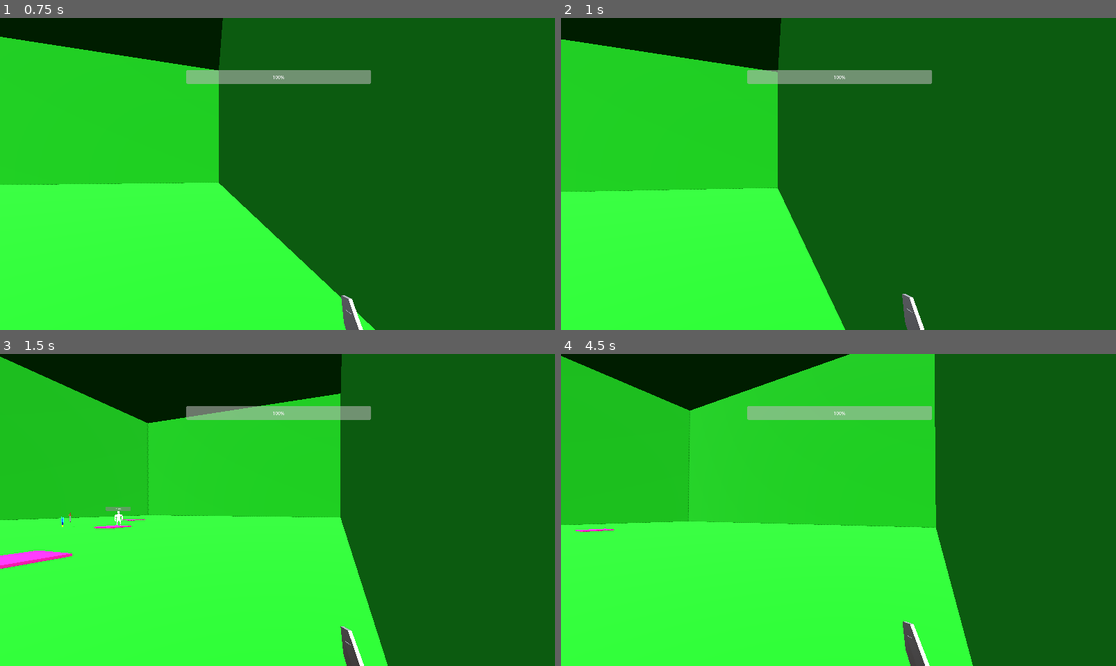
Above: before the commit, frames 1-4 (two rows, left to right).
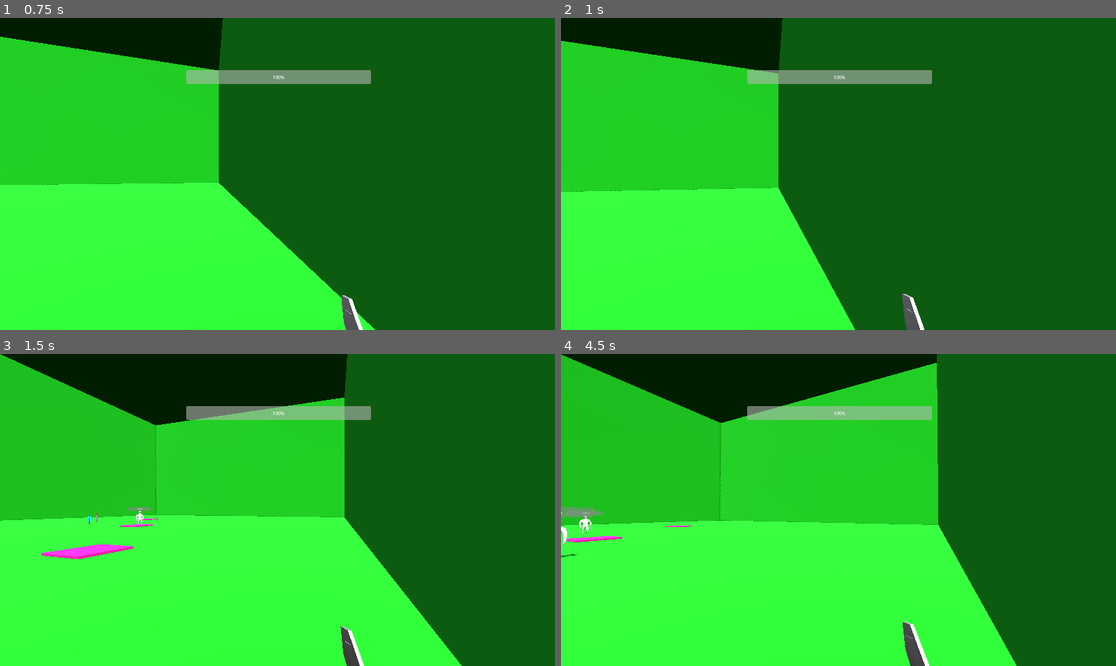
Above: after the commit, the same moments.

Repository: MrDragonMister/Raid_And_Rescue
Game: Godot game, scene res://scenes/world.tscn
The game is run twice, just before and just after one commit, with the same random seed, the same clock (stepped at 60 frames per second) and the same inputs.
Inputs (mouse positions are in pixels of both pictures, inside the frame that each line leads up to):
- Up to frame 1 (0.75 s): move the mouse to (305, 174) at 0.52 s; hold W (move_forwards) from 0.53 s (still down); click (305, 174) at 0.6 s
- Up to frame 2 (1 s): keep holding W (move_forwards); tap Space (jump) at 0.77 s
- Up to frame 3 (1.5 s): keep holding W (move_forwards); move the mouse to (249, 510) at 1.27 s; tap Shift (crouch) at 1.35 s
- Up to frame 4 (4.5 s): keep holding W (move_forwards); tap Space (jump) at 1.52, 3.02, 3.77 s; move the mouse to (849, 503) at 2.02 s; right-click (849, 503) at 2.1 s; move the mouse to (832, 516) at 2.77 s; tap C (spawn enemy) at 2.85 s; move the mouse to (877, 513) at 3.52 s; click (877, 513) at 3.6 s; move the mouse to (794, 506) at 4.27 s; tap Shift (crouch) at 4.35 s

Frame 1 is identical in both runs. In frame 2, 0.7% of the frame differs, in the area x 0-53%, y 0-100%; in frame 3, 5.5%; in frame 4, 6.5%, in the area x 0-83%, y 0-100%.

Commit message:
you can now actually move in the air

Diff:
--- a/scripts/Player.gd
+++ b/scripts/Player.gd
@@ -3,13 +3,13 @@
 const SPEED = 5
 const JUMP_VELOCITY = 7
 const SENSITIVITY = 0.003
-const AIR_SPEED = 1
+const AIR_SPEED = 3
 const JUMP_XZ_ACCELERATION = 1.2
 
 # player testing needed
 # sfx en in de toekomst mischien nog particles nodig om duidelijk te maken of je raakt of niet
 const WEAPON_ANGLE_RANGE = 45 # nu nog in graden voor testen, later in rad voor optimalisatie
-const WEAPON_FORWARD_RANGE = 3
+const WEAPON_FORWARD_RANGE = 2
 
 #headbob variables
 const BOB_FREQ = 2.0
@@ -125,8 +125,9 @@
 				velocity.x = direction.x * SPEED
 				velocity.z = direction.z * SPEED
 			else:
-				velocity.x = move_toward(velocity.x, direction.x, AIR_SPEED * delta)
-				velocity.z = move_toward(velocity.z, direction.z, AIR_SPEED * delta)
+				# needs player testing
+				velocity.x = move_toward(velocity.x, direction.x * AIR_SPEED, 5)
+				velocity.z = move_toward(velocity.z, direction.z * AIR_SPEED, 5)
 		else:
 			if is_on_floor():
 				velocity.x = move_toward(velocity.x, 0, SPEED)
